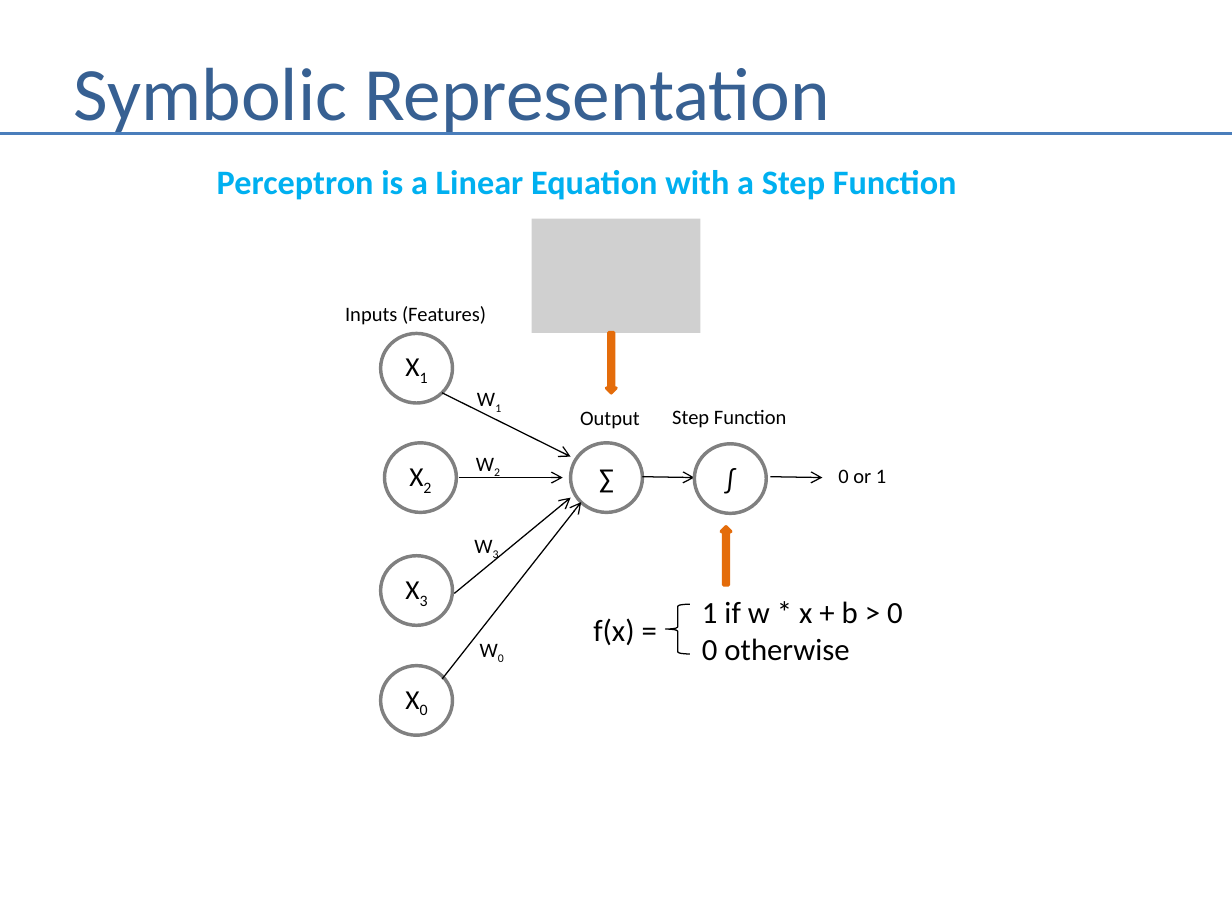
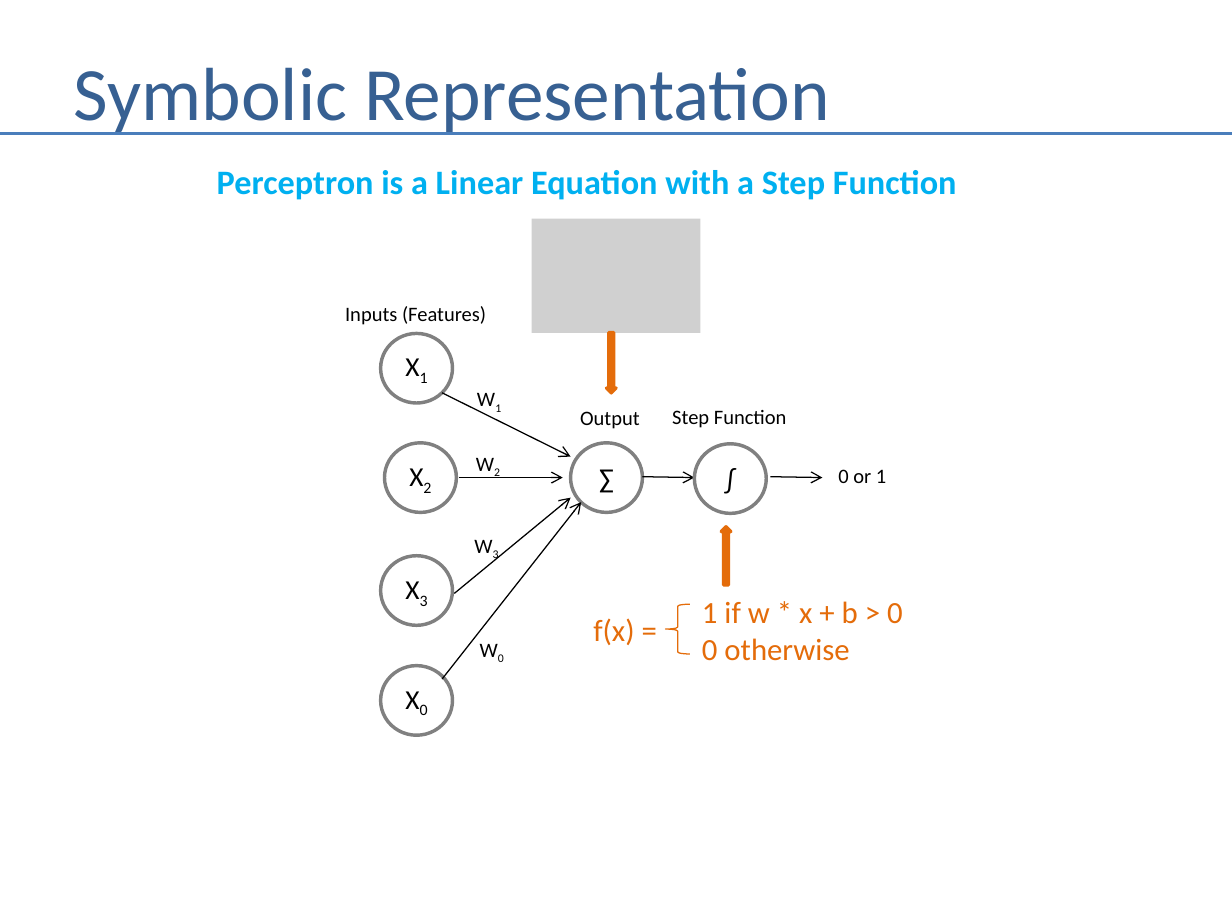
Before and after one commit to andrewferlitsch/Portland-Data-Science-Group, a slide deck: slide 6 of Presentations/ML - Perceptron.pptx. Drawn at 1232x924 pixels with LibreOffice and Linux fonts; fonts in the diff are those of the drawing; grey boxes stand for pictures. Boxes give left, top, right and bottom in pixels: in the first picture for what was removed or moved away, otherwise in the second. Text is boxed around its words. In the diff, an @@ line names an element or a change of style, - is before the commit and + after.

Commit message:
update to perceptron

```diff
--- a/Presentations/ML - Perceptron.pptx
+++ b/Presentations/ML - Perceptron.pptx
@@ text "1 if w * x ..." at (x1=702, y1=601, x2=903, y2=661): text colour #000000 to #E46C0A @@
@@ text "f(x) =" at (x1=593, y1=618, x2=634, y2=645): text colour #000000 to #E46C0A @@
@@ left brace at (x1=665, y1=604, x2=690, y2=653): outline #000000 0.75 pt to #E46C0A 0.75 pt @@
```
